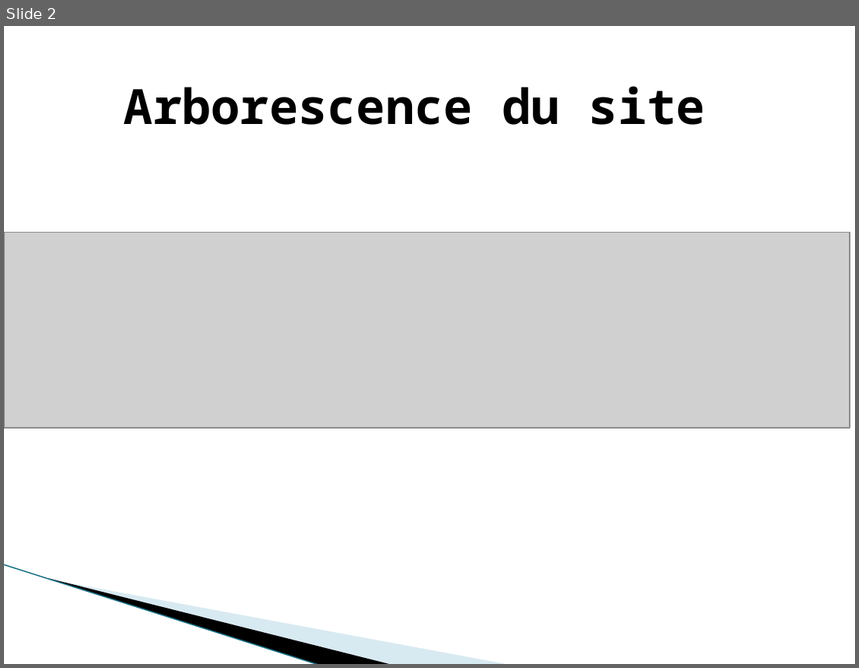
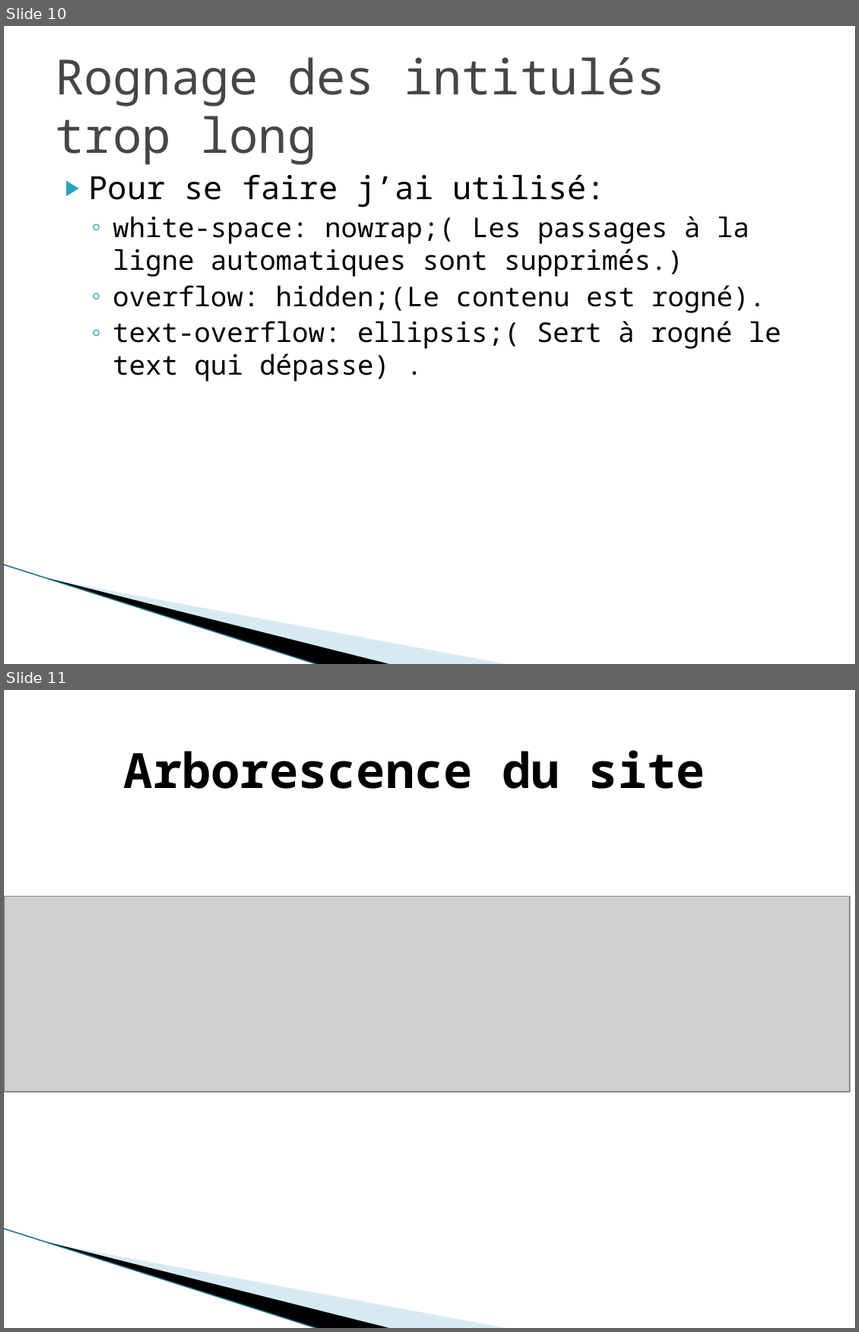
Before and after one commit to gwenaelgressier/GwenaelGressier_03_22022022, a slide deck: présentation du p3.pptx. Shown one above the other, each under a label of ours: slide 2 before the commit, slides 10 and 11 after it. The pictures are 859x668 and 859x1332 pixels, drawn with LibreOffice and Linux fonts; fonts in the diff are those of the drawing; grey boxes stand for pictures; background and template pictures are left out. Boxes give left, top, right and bottom in pixels: in the first picture for what was removed or moved away, otherwise in the second. Text is boxed around its words. In the diff, an @@ line names an element or a change of style, - is before the commit and + after.

```diff
--- a/présentation du p3.pptx
+++ b/présentation du p3.pptx
@@ slide 10 added at [4,26,855,664], background #FFFFFF; not listed: 3 template elements that a slide beside it also shows @@
@@ title added at [55,57,665,165], 41 pt, text #464646 @@
+Rognage des intitulés trop long
@@ text added at [89,174,781,382], 23 pt, text #000000 @@
+▶ Pour se faire j’ai utilisé:
+  ◦ white-space: nowrap;( Les passages à la ligne automatiques sont supprimés.)
+  ◦ overflow: hidden;(Le contenu est rogné).
+  ◦ text-overflow: ellipsis;( Sert à rogné le text qui dépasse) .
@@ what was slide 2 is now slide 11 @@
```
Also in this commit, not shown: 1 slide changed, 9 other slides added, 5 other files.
